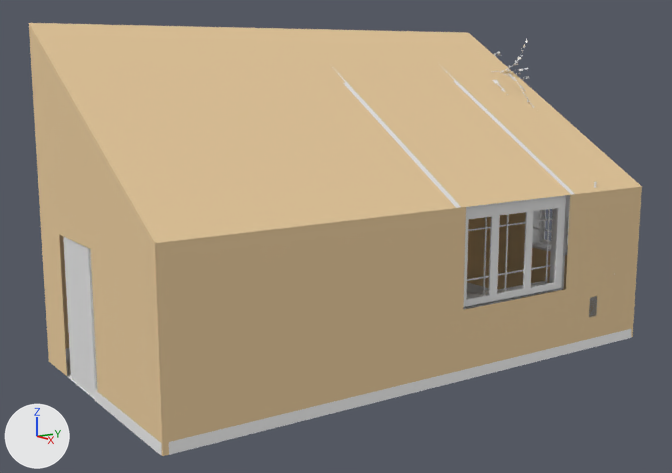
The Blender file room.blend: old version first, new version second.
The view is the same before and after, from a 50 mm lens placed at (13.85, -9.86, 5.37), pointed at (-1.73, 0.79, 1.81). Every picture has the same lights, and +X, +Y and +Z are marked at lower left.

In view in the first picture: 'Base.001', 'Base.003', 'Beam.001', 'Bush', 'Door.001', 'Room', 'Window'.
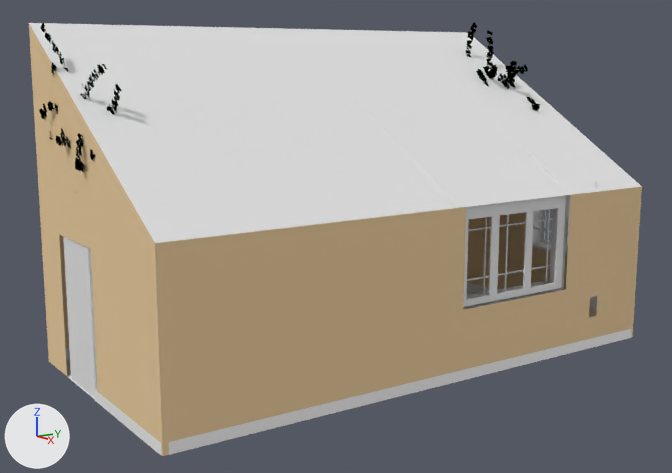
ob_tree is not drawn itself; it is the parent of ob_leaves.

The change, as a diff of the scene's bpy script:
```diff
--- a/room.blend.py
+++ b/room.blend.py
@@ mat_ceiling @@
+mat_ceiling = diffuse_material('Ceiling')
+mat_ceiling.base_color = (0.8, 0.8, 0.8)  # white #e7e7e7
@@ mat_leaves @@
+mat_leaves = diffuse_material('Leaves')
+mat_leaves.base_color = (0.0, 0.0, 0.0)  # black #000000
@@ mat_bark @@
+mat_bark = diffuse_material('Bark')
+mat_bark.base_color = (0.8, 0.8, 0.8)  # white #e7e7e7
@@ me_plane_001 @@
 me_plane_001.from_pydata(...)  # 39 vertices, 20 faces; spans x -7.3..2.5, y -5.0..5.4, z 0.0..6.0
 # used by ob_room; location = (0.0, 0.0, 0.0)
+# me_plane_001 part 1: the 1 face centred in x 0.83, y 0.58, z 4.0 switches from mat_room (beige #e7ca9e) to mat_ceiling (white #e7e7e7)
 me_plane_001.materials.append(mat_room)
 me_plane_001.materials.append(mat_floor)
+me_plane_001.materials.append(mat_ceiling)  # white #e7e7e7
@@ me_leaves_002 @@
+me_leaves_002.from_pydata(...)  # 10544 vertices, 2636 faces; spans x -1.28..0.34, y -1.37..1.56, z -1.78..0.45
+me_leaves_002.materials.append(mat_leaves)  # black #000000
@@ me_mesh_003_1 @@
+me_mesh_003_1.from_pydata(...)  # 11952 vertices, 10864 faces; spans x -1.24..0.33, y -1.33..1.51, z -1.75..0.43
+me_mesh_003_1.polygons.foreach_set('use_smooth', [True] * 10864)
+me_mesh_003_1.materials.append(mat_bark)  # white #e7e7e7
@@ col_bush_001 @@
+col_bush_001 = bpy.data.collections.new('Bush.001')
+col_bush_001.objects.link(ob_tree)
+col_bush_001.objects.link(ob_leaves)
@@ ob_bush @@
-ob_bush = bpy.data.objects.new('Bush', None)
-ob_bush.location = (-1.88, 4.24, 5.38)
-ob_bush.rotation_euler = (2.844, -0.163, 4.227)  # degrees (163, -9.3, 242)
-ob_bush.show_instancer_for_render = False
-ob_bush.instance_type = 'COLLECTION'
-ob_bush.instance_collection = col_bush
@@ ob_tree_001 @@
-ob_tree_001 = bpy.data.objects.new('tree.001', me_mesh_003)
-ob_tree_001.location = (0.0, 0.0, 0.0)
@@ ob_leaves @@
+ob_leaves = bpy.data.objects.new('leaves', me_leaves_002)
+ob_leaves.parent = ob_tree
+ob_leaves.location = (0.0, 0.0, 0.0)
@@ ob_tree @@
+ob_tree = bpy.data.objects.new('tree', me_mesh_003_1)
+ob_tree.location = (0.0, 0.0, 0.0)
@@ ob_bush_001 @@
+ob_bush_001 = bpy.data.objects.new('Bush.001', None)
+ob_bush_001.location = (-0.72, -4.74, 5.0)
+ob_bush_001.rotation_euler = (-0.416, -0.221, -1.202)  # degrees (-24, -13, -69)
+ob_bush_001.scale = (1.25, 1.25, 1.25)
+ob_bush_001.show_instancer_for_render = False
+ob_bush_001.instance_type = 'COLLECTION'
+ob_bush_001.instance_collection = col_bush_001
```

Location of each change, [x1, y1, x2, y2] in pixels of the pictures (672 x 473 px):
'Bush.001', added
    after: [39, 23, 122, 172]
'Bush.000', added
    after: [465, 22, 540, 111]
'Bush', deleted
    before: [491, 40, 538, 111]
part 1 of me_plane_001, recoloured (beige to white)
    both: [29, 23, 642, 243]
